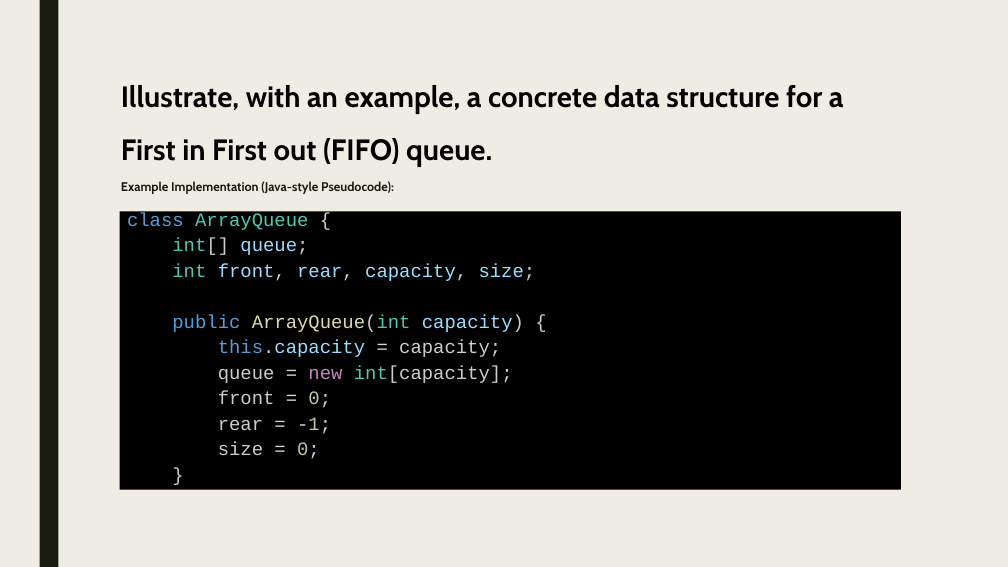
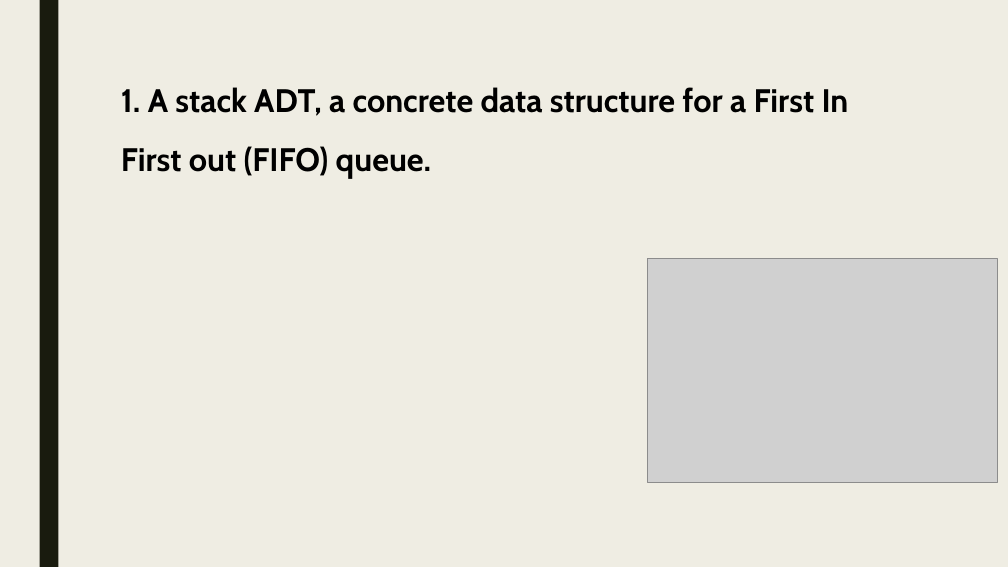
Before and after one commit to PuppySneaky/ASM1-Data-Structure-Algorithms, a slide deck: slide 32 of ASM1.pptx. Drawn at 1008x567 pixels with LibreOffice and Linux fonts; fonts in the diff are those of the drawing; grey boxes stand for pictures. Boxes give left, top, right and bottom in pixels: in the first picture for what was removed or moved away, otherwise in the second. Text is boxed around its words. In the diff, an @@ line names an element or a change of style, - is before the commit and + after.

```diff
--- a/ASM1.pptx
+++ b/ASM1.pptx
@@ title at (121, 87, 849, 179): text changed; size 28 to 31 pt @@
-Illustrate, with an example, a concrete data structure for a First in First out (FIFO) queue.
+1. A stack ADT, a concrete data structure for a First In First out (FIFO) queue.
@@ text removed at (121, 181, 394, 194) @@
-Example Implementation (Java-style Pseudocode):
@@ rectangle removed at (119, 212, 901, 490) @@
-class ArrayQueue {
-int[] queue;
-int front, rear, capacity, size;
-public ArrayQueue(int capacity) {
-this.capacity = capacity;
-queue = new int[capacity];
-front = 0;
-rear = -1;
-size = 0;
-}
@@ picture added at (647, 259, 997, 482) @@
```
Also in this commit, not shown: 9 other slides changed, 49 slides added, 44 slides removed.
